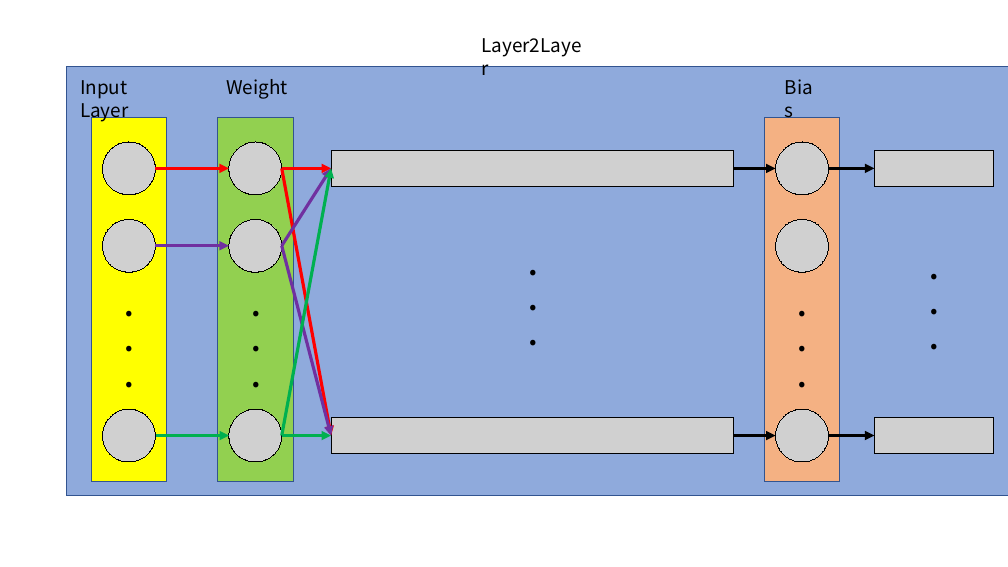
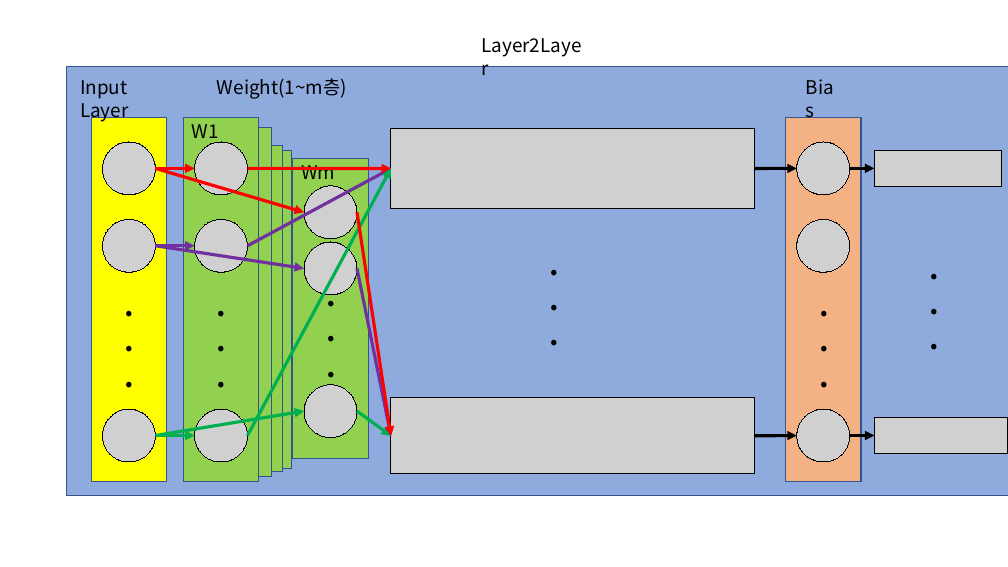
Before and after one commit to AnDeoukKyi/tistory, a slide deck: slide 2 of ml/ML.pptx. Drawn at 1008x567 pixels with LibreOffice and Linux fonts; fonts in the diff are those of the drawing; grey boxes stand for pictures. Boxes give left, top, right and bottom in pixels: in the first picture for what was removed or moved away, otherwise in the second. Text is boxed around its words. In the diff, an @@ line names an element or a change of style, - is before the commit and + after.

```diff
--- a/ml/ML.pptx
+++ b/ml/ML.pptx
@@ text at (217,78,347,99): text changed @@
-Weight
+Weight(1~m층)
@@ text added at (192,124,219,143), 18 pt, text #000000 @@
+W1
@@ rectangle added at (196,128,271,476), fill #92D050, outline #325491 1 pt @@
@@ rectangle added at (207,145,283,472), fill #92D050, outline #325491 1 pt @@
@@ picture: place and size @@
-picture at (331,150,734,187)
+picture at (391,129,755,209)
@@ arrow moved from (156, 169) - (229, 169) to (156, 169) - (194, 169) @@
@@ arrow added from (156, 169) to (304, 212), #FF0000 3 pt @@
@@ rectangle added at (216,150,291,469), fill #92D050, outline #325491 1 pt @@
@@ arrow moved from (282, 436) - (331, 169) to (247, 436) - (391, 169) @@
@@ arrow moved from (282, 246) - (331, 169) to (247, 246) - (391, 169) @@
@@ arrow moved from (282, 169) - (331, 169) to (247, 169) - (391, 169) @@
@@ rectangle added at (293,159,368,459), fill #92D050, outline #325491 1 pt @@
@@ text added at (301,165,335,179), 18 pt, text #000000 @@
+Wm
@@ arrow moved from (829, 169) - (875, 169) to (850, 169) - (875, 169) @@
@@ picture: place and size @@
-picture at (875,150,994,187)
+picture at (875,150,1003,187)
@@ picture added at (304,186,357,239) @@
@@ arrow moved from (282, 169) - (331, 436) to (357, 212) - (391, 436) @@
@@ arrow moved from (156, 246) - (229, 246) to (156, 246) - (194, 246) @@
@@ arrow added from (156, 246) to (304, 268), #7030A0 3 pt @@
@@ picture added at (304,242,357,295) @@
@@ arrow moved from (282, 246) - (331, 436) to (357, 268) - (391, 436) @@
@@ text added at (319,274,343,388), 28 pt, text #000000, bold @@
+.
+.
+.
@@ picture added at (304,385,357,438) @@
@@ arrow added from (156, 436) to (304, 411), #00B050 3 pt @@
@@ 3 pictures, 1 text, 1 rectangle: place and size @@
-3 pictures, 1 text, 1 rectangle at (218,117,293,481)
+3 pictures, 1 text, 1 rectangle at (183,117,259,481)
@@ arrow moved from (282, 436) - (331, 436) to (357, 411) - (391, 436) @@
@@ picture: place and size @@
-picture at (331,417,734,454)
+picture at (391,398,755,473)
@@ 3 texts, 3 pictures, 2 arrows, 1 rectangle: place and size @@
-3 texts, 3 pictures, 2 arrows, 1 rectangle at (521,72,840,481)
+3 texts, 3 pictures, 2 arrows, 1 rectangle at (542,72,861,481)
@@ picture: place and size @@
-picture at (875,417,994,454)
+picture at (875,417,1008,454)
@@ arrow moved from (156, 436) - (229, 436) to (156, 436) - (194, 436) @@
@@ arrow moved from (829, 436) - (875, 436) to (850, 436) - (875, 436) @@
```
Also in this commit, not shown: 5 other files.
